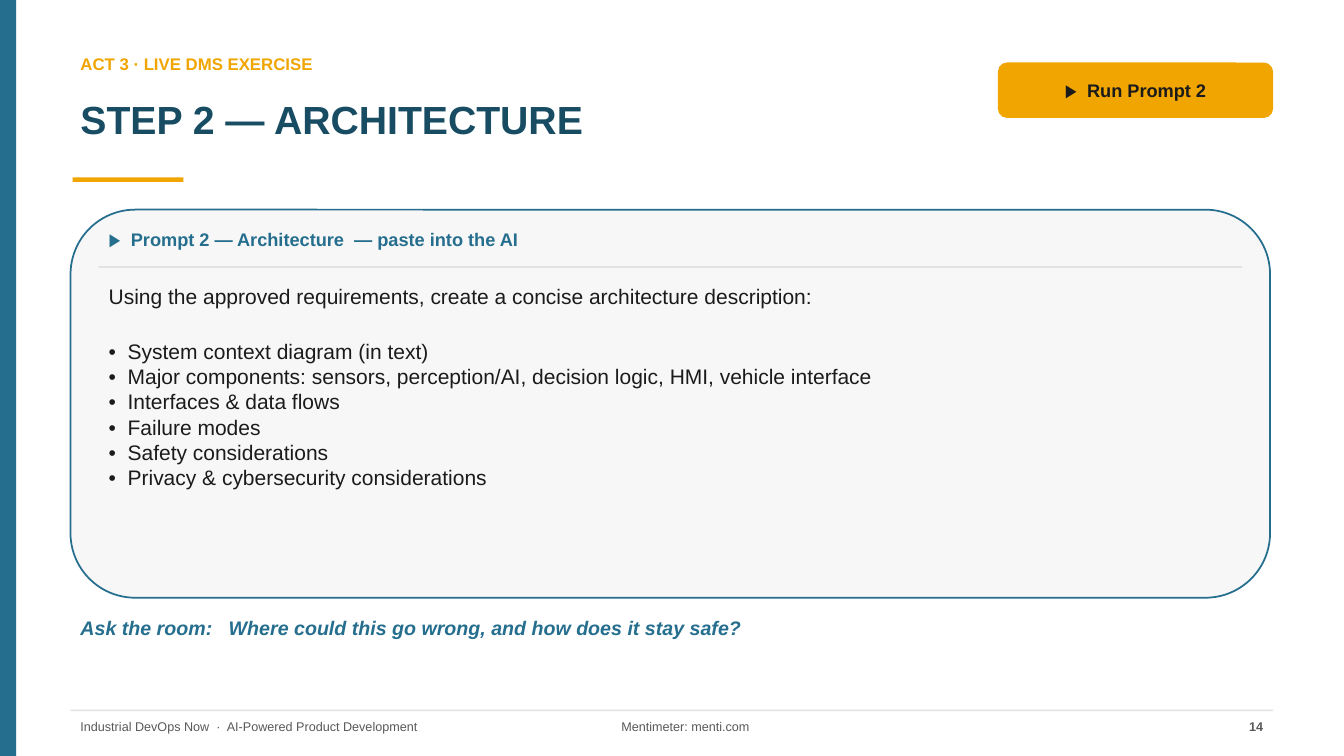
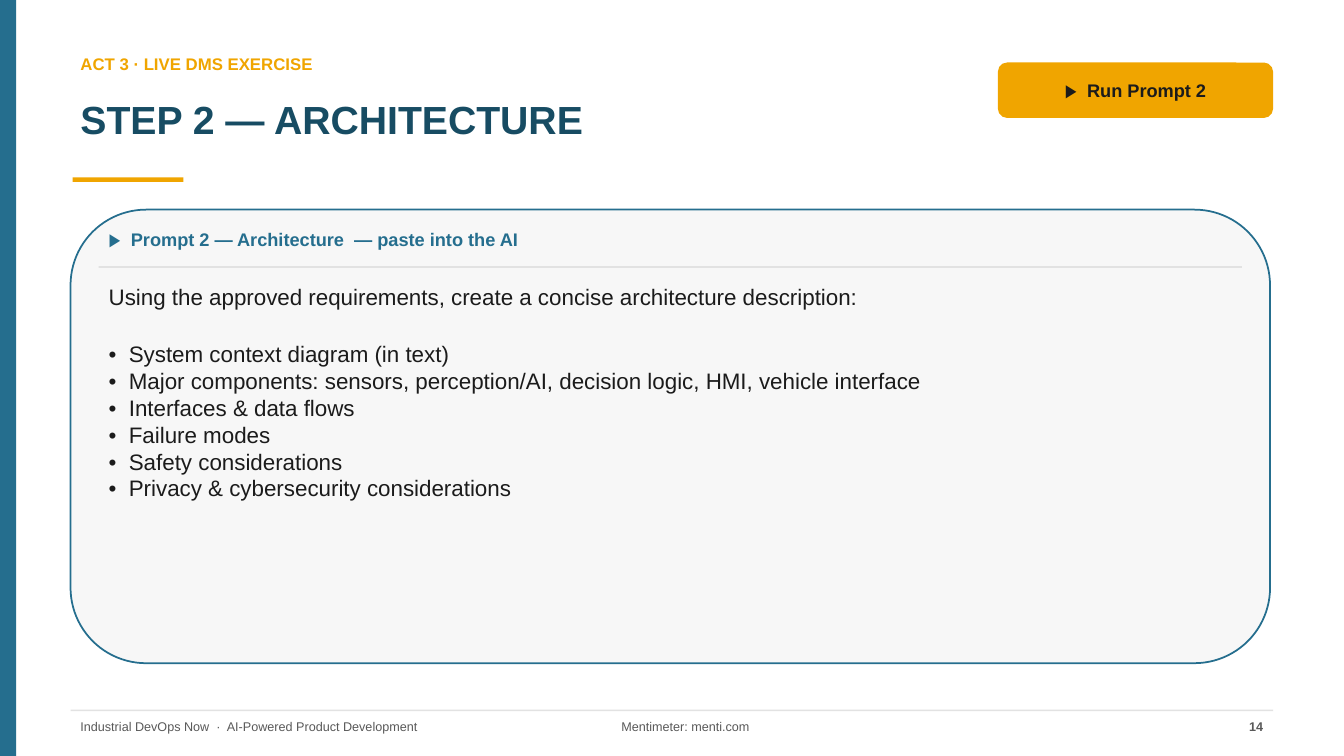
Before and after one commit to rockinryeman/SDLC-Workshop, a slide deck: slide 14 of dms-workshop/AI-Powered-Product-Development_DMS.pptx. Drawn at 1344x756 pixels with LibreOffice and Linux fonts; fonts in the diff are those of the drawing. Boxes give left, top, right and bottom in pixels: in the first picture for what was removed or moved away, otherwise in the second. Text is boxed around its words. In the diff, an @@ line names an element or a change of style, - is before the commit and + after.

```diff
--- a/dms-workshop/AI-Powered-Product-Development_DMS.pptx
+++ b/dms-workshop/AI-Powered-Product-Development_DMS.pptx
@@ rounded rectangle resized from (x1=71, y1=210, x2=1270, y2=598) to (x1=71, y1=210, x2=1270, y2=663) @@
@@ text "Using the approved requirements, create ..." at (x1=109, y1=288, x2=921, y2=501): size 15 to 16 pt @@
@@ text removed at (x1=80, y1=620, x2=741, y2=639) @@
-Ask the room: Where could this go wrong, and how does it stay safe?
```
Also in this commit, not shown: 4 other slides changed, 2 other files.
